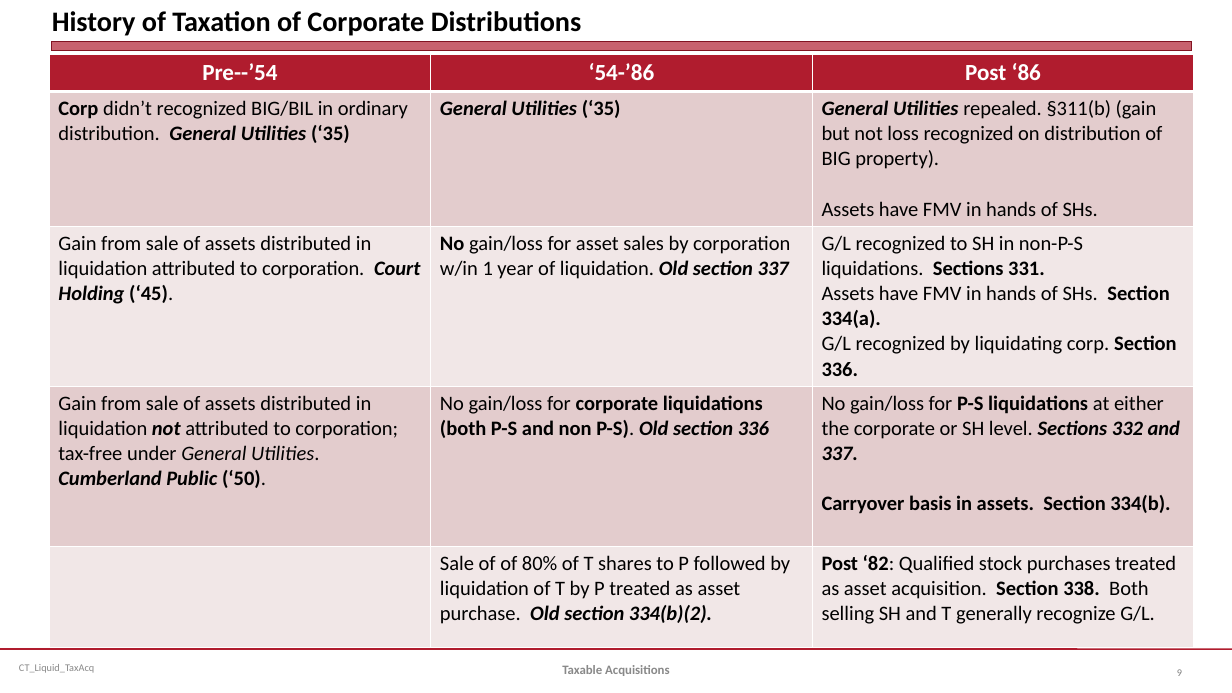
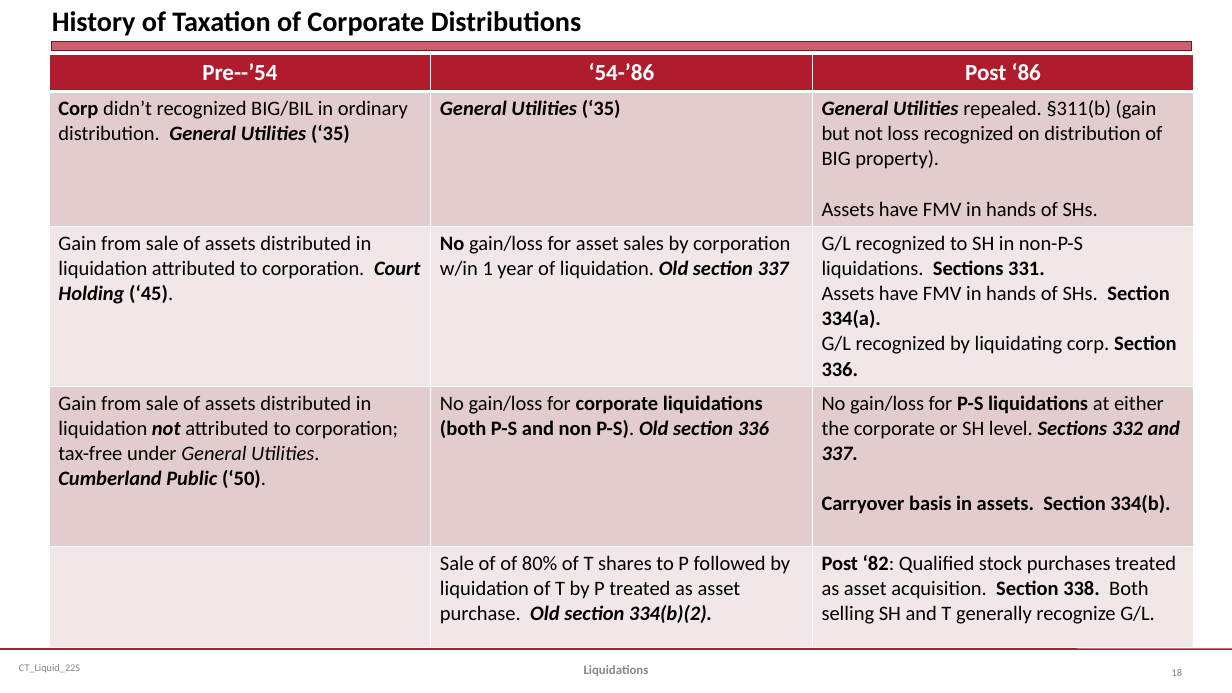
Before and after one commit to jmc877/Corporate-Tax, a slide deck: slide 18 of slides/CT_Liquid_22S.pptx (slide 9 before the commit). Drawn at 1232x693 pixels with LibreOffice and Linux fonts; fonts in the diff are those of the drawing. Boxes give left, top, right and bottom in pixels: in the first picture for what was removed or moved away, otherwise in the second. Text is boxed around its words. In the diff, an @@ line names an element or a change of style, - is before the commit and + after.

```diff
--- a/slides/CT_Liquid_22S.pptx
+++ b/slides/CT_Liquid_22S.pptx
@@ text at (19,664,80,673): text changed @@
-CT_Liquid_TaxAcq
+CT_Liquid_22S
@@ text at (584,665,649,676): text changed @@
-Taxable Acquisitions
+Liquidations
@@ page number at (1172,669,1182,676): text changed @@
-9
+18
```
Also in this commit, not shown: 14 other slides changed, 4 slides added, 16 slides removed, 2 other files.
